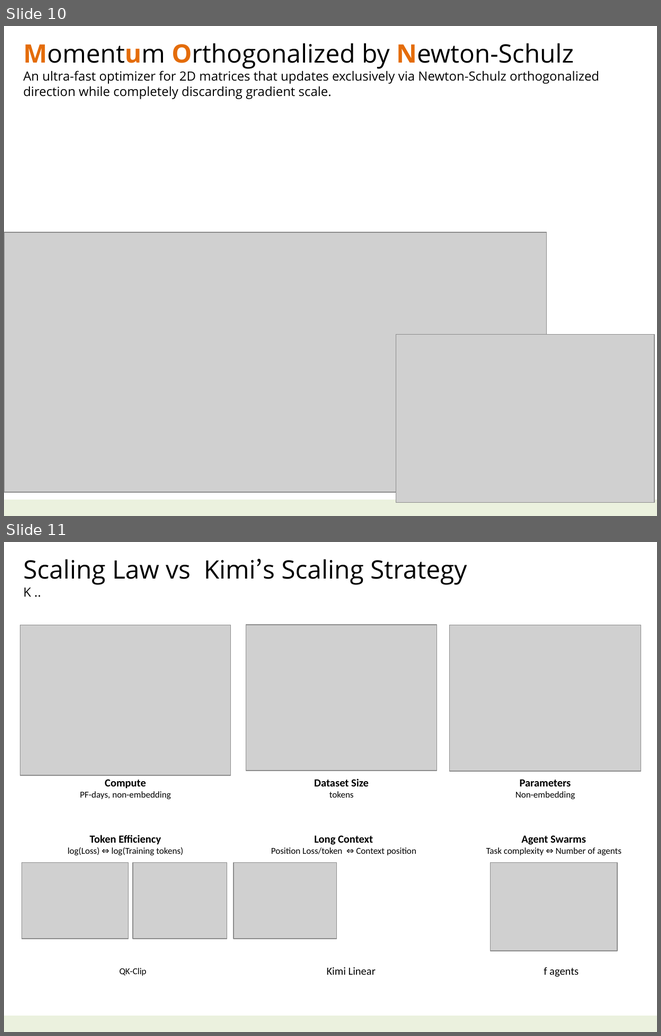
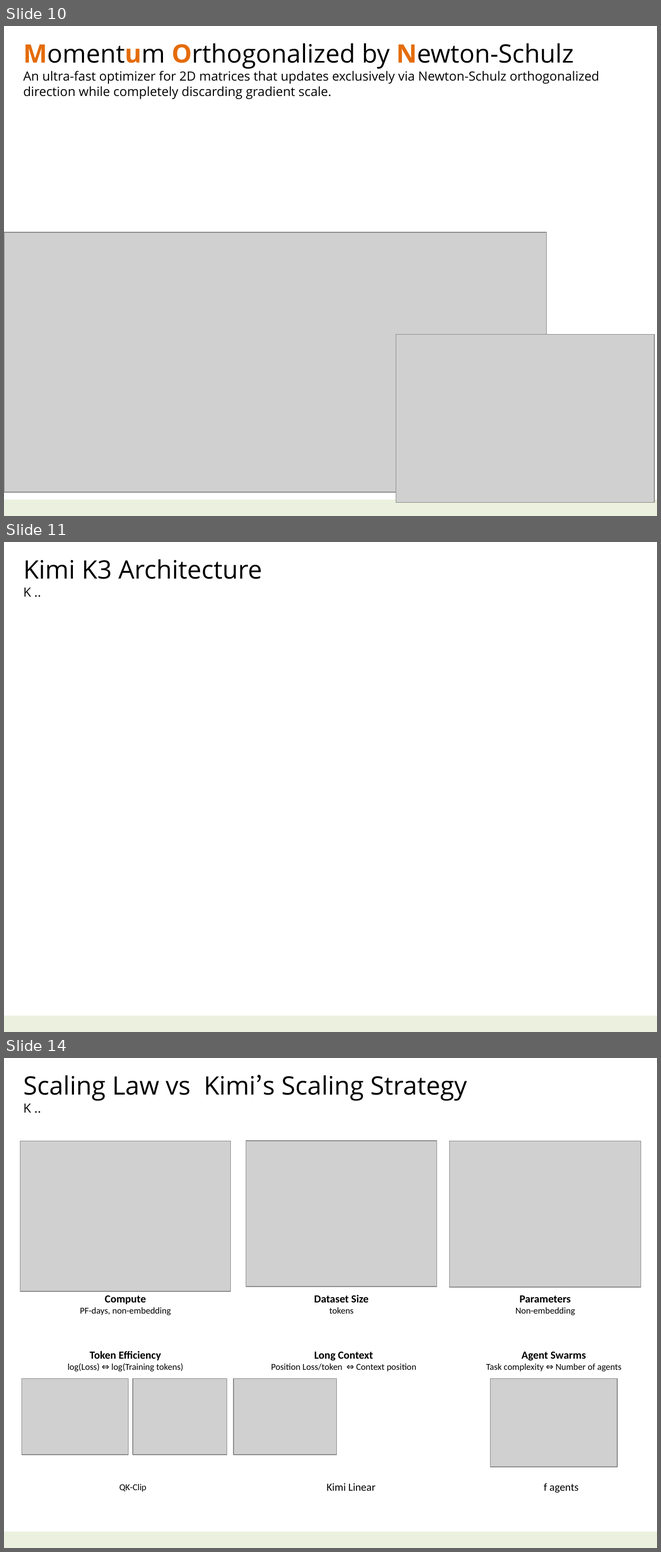
Before and after one commit to navibator/crazy-ai, a slide deck: ai-kimi.pptx. Shown one above the other, each under a label of ours: slides 10 and 11 before the commit, slides 10, 11 and 14 after it; the slides between them are not shown. The pictures are 661x1036 and 661x1552 pixels, drawn with LibreOffice and Linux fonts; fonts in the diff are those of the drawing; grey boxes stand for pictures; background and template pictures are left out. Boxes give left, top, right and bottom in pixels: in the first picture for what was removed or moved away, otherwise in the second. Text is boxed around its words. In the diff, an @@ line names an element or a change of style, - is before the commit and + after.

```diff
--- a/ai-kimi.pptx
+++ b/ai-kimi.pptx
@@ slide 11 added at (x1=4, y1=542, x2=657, y2=1032), background picture (left out); not listed: 1 template element that a slide beside it also shows @@
@@ text added at (x1=23, y1=559, x2=262, y2=597), 28 pt, text #000000 @@
+Kimi K3 Architecture
+K ..
@@ what was slide 11 is now slide 14 @@
```
Also in this commit, not shown: 3 other slides added, 1 slide removed, 2 other files.
